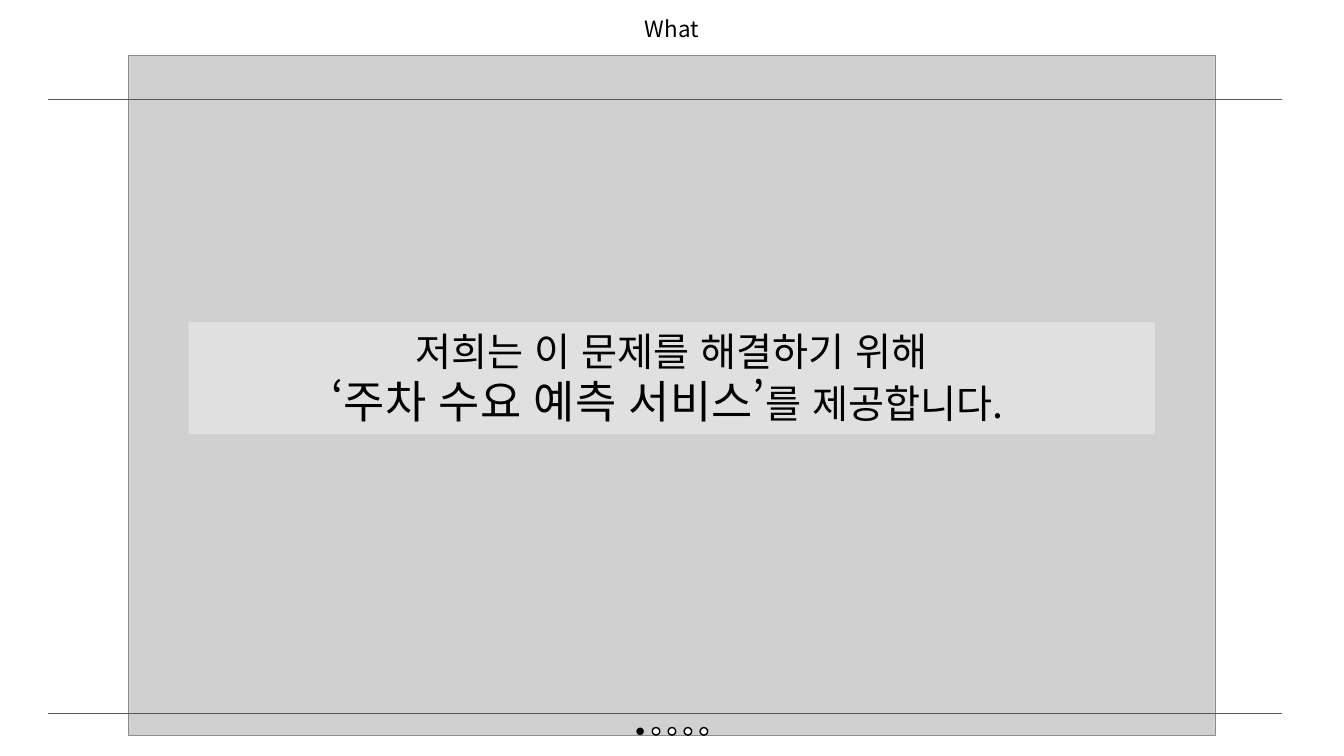
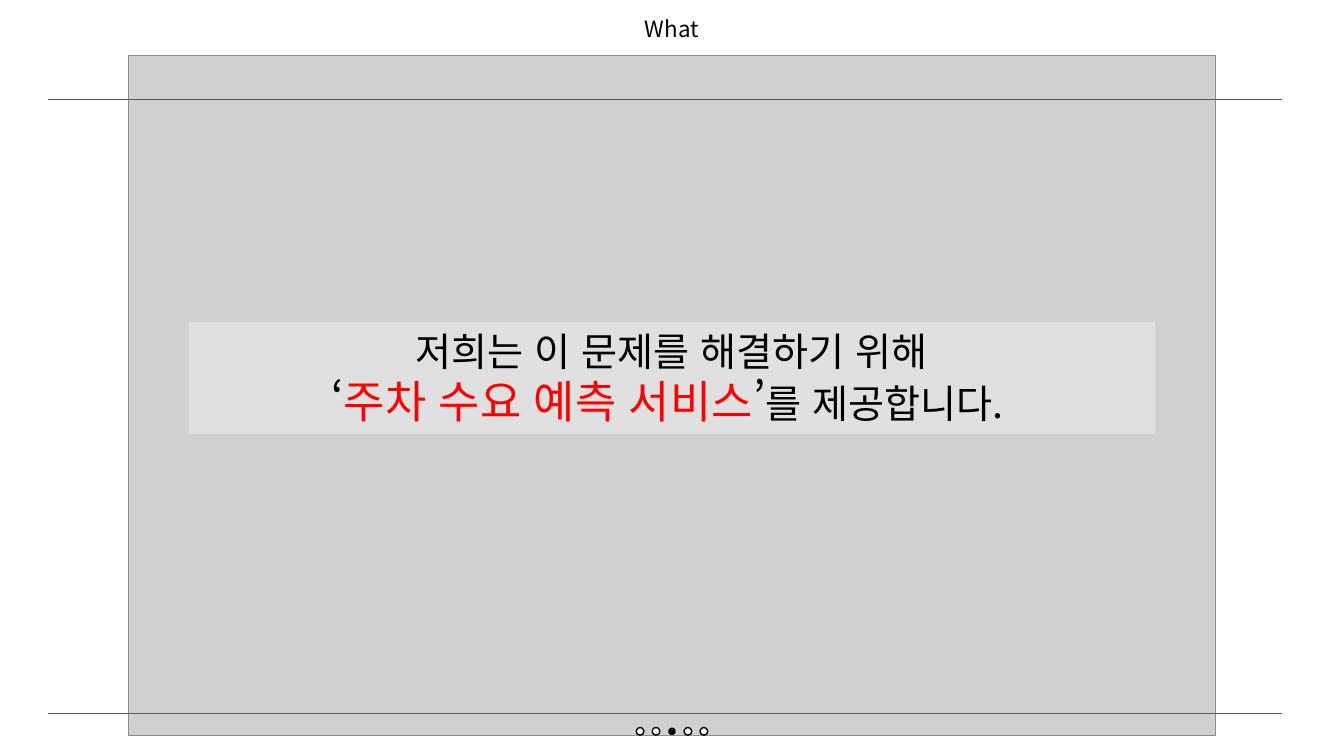
Before and after one commit to dev-EthanJ/ML_DL_parking_prediction, a slide deck: slide 6 of 주차수요예측.pptx. Drawn at 1344x756 pixels with LibreOffice and Linux fonts; fonts in the diff are those of the drawing; grey boxes stand for pictures. Boxes give left, top, right and bottom in pixels: in the first picture for what was removed or moved away, otherwise in the second. Text is boxed around its words. In the diff, an @@ line names an element or a change of style, - is before the commit and + after.

```diff
--- a/주차수요예측.pptx
+++ b/주차수요예측.pptx
@@ text in rectangle at <box>331,378,1003,422</box>: text colour #000000 to #FF0000 in "‘주차 수요 예측 서비스’를" @@
@@ ellipse at <box>636,728,643,735</box>: fill #000000 to #FFFFFF; outline none to #000000 1 pt @@
@@ ellipse at <box>668,728,676,735</box>: fill #FFFFFF to #000000; outline #000000 1 pt to none @@
```
Also in this commit, not shown: 17 other slides changed, 4 other files.
